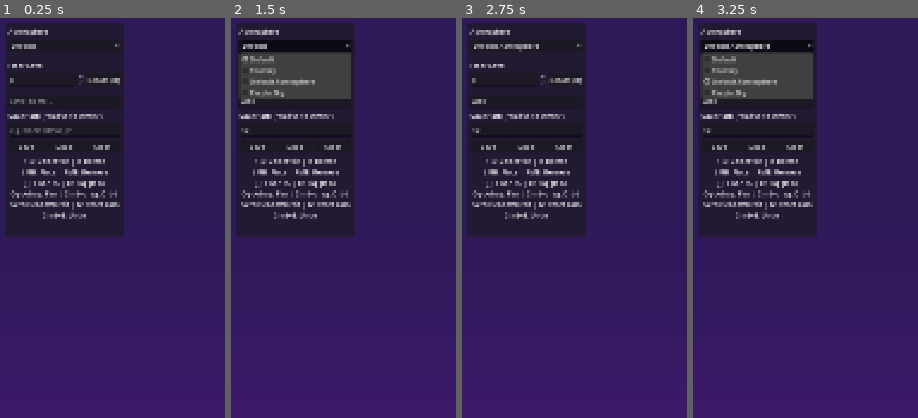
Above: before the commit, frames 1-4 (left to right).
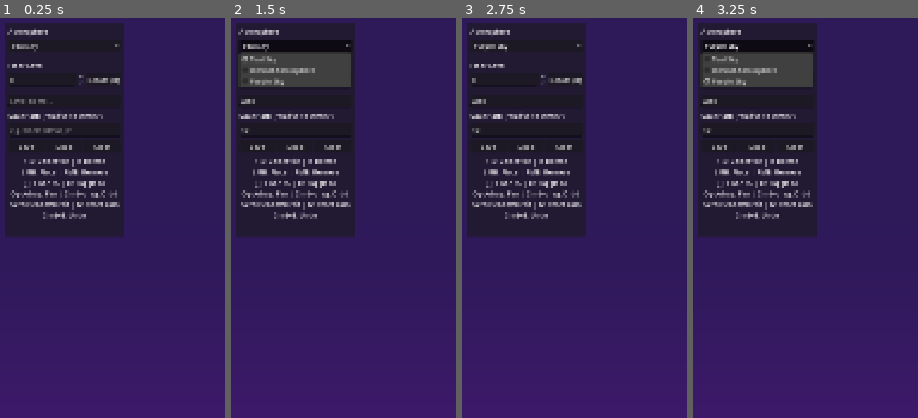
Above: after the commit, the same moments.

Repository: AlbertoHdezCerezo/learn-how-to-minigolf
Game: Godot game, scene res://scenes/level_editor_tools/level_editor/level_editor.tscn
Same seed, same stepped clock (60 frames per second), same inputs: the game is played once before the commit and once after it. The project has no main scene, so this scene is started directly.
Inputs (mouse positions are % of the whole screen's width and height, from its top left):
- Up to frame 1 (0.25 s): no input
- Up to frame 2 (1.5 s): click (14, 10) at 0.52 s; type "Alex" at 0.6 s; click (14, 14) at 0.75 s; type "12" at 0.83 s; click (87, 48) at 0.98 s; type "Alex" at 1.07 s; click "Default" (after the commit: "Teal Sky") at 1.25 s
- Up to frame 3 (2.75 s): click "Rotate (R)" at 2 s
- Up to frame 4 (3.25 s): click "Default Atmosphere" (after the commit: "Purple Sky") at 2.75 s
The pictures show only the part of the screen within x 0-50%, y 0-50%; the shares and areas given below are measured in that part.

The runs differ from the first frame. In frame 1, 0.1% of the frame differs, in the area x 5-17%, y 6-9%; in frame 2, 2.2%; in frame 3, 0.3%; in frame 4, 2.4%, in the area x 4-54%, y 6-21%.

Commit message:
fix: Remove duplicate default atmosphere from selector dropdown (#18)
The dropdown listed default_atmosphere.tres twice — once explicitly and
once from the directory scan — shifting all indices. Now it just scans
the directory once and skips test files.

Co-Authored-By: Claude Opus 4.6 (1M context) <noreply@anthropic.com>

Diff:
--- a/scenes/level_editor_tools/level_editor/level_editor_ui/level_editor_ui.gd
+++ b/scenes/level_editor_tools/level_editor/level_editor_ui/level_editor_ui.gd
@@ -76,21 +76,16 @@
 	_atmosphere_paths.clear()
 	_atmosphere_selector.clear()
 
-	var default_path := "res://resources/atmospheres/default_atmosphere.tres"
-	if ResourceLoader.exists(default_path):
-		_atmosphere_paths.append(default_path)
-		_atmosphere_selector.add_item("Default")
-
 	var dir := DirAccess.open("res://resources/atmospheres/")
-	if dir:
-		dir.list_dir_begin()
-		var file_name := dir.get_next()
-		while file_name != "":
-			if file_name.ends_with(".tres"):
-				var path := "res://resources/atmospheres/" + file_name
-				_atmosphere_paths.append(path)
-				_atmosphere_selector.add_item(file_name.get_basename().capitalize())
-			file_name = dir.get_next()
+	if not dir: return
+	dir.list_dir_begin()
+	var file_name := dir.get_next()
+	while file_name != "":
+		if file_name.ends_with(".tres") and not file_name.begins_with("test"):
+			var path := "res://resources/atmospheres/" + file_name
+			_atmosphere_paths.append(path)
+			_atmosphere_selector.add_item(file_name.get_basename().capitalize())
+		file_name = dir.get_next()
 
 
 func _on_atmosphere_selected(index: int) -> void:
